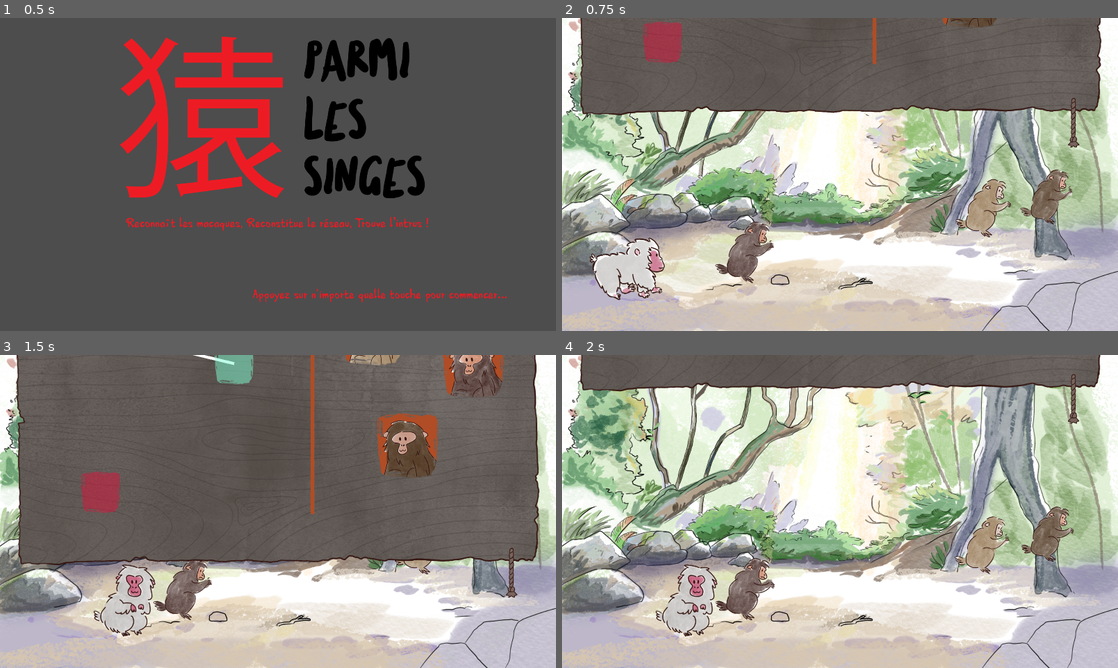
Above: before the commit, frames 1-4 (two rows, left to right).
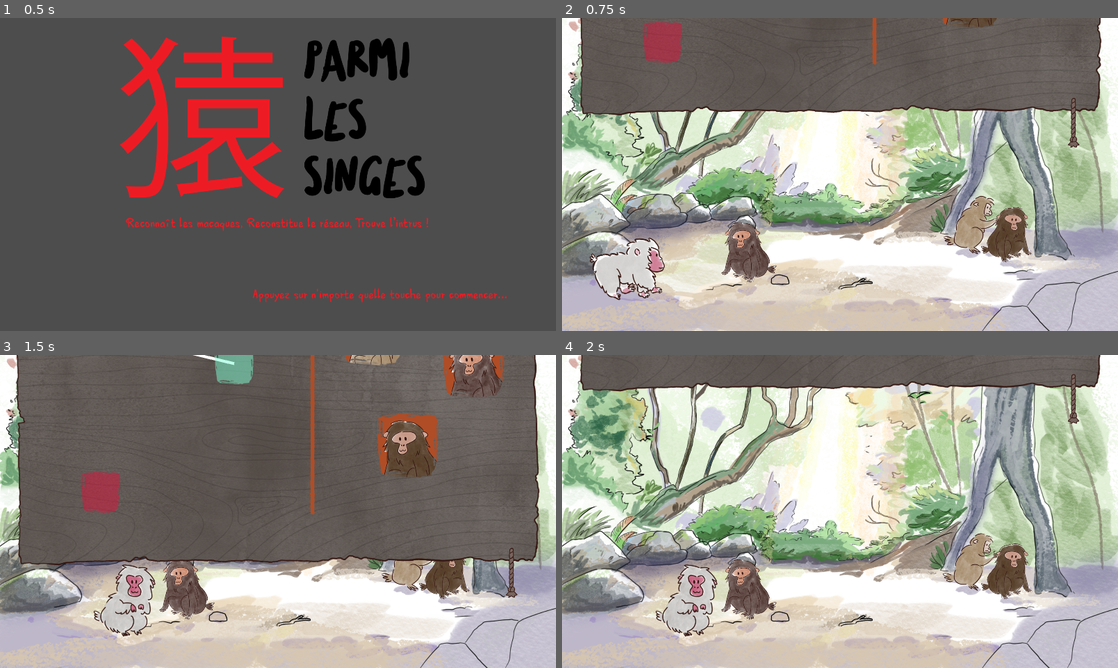
Above: after the commit, the same moments.

Repository: ManonMarchand/scientific-game-jam-25
Game: Godot game, scene res://game/intro.tscn
Two runs of this game, one before a commit and one after it. Both use one fixed random seed, a clock stepped at 60 frames per second and the inputs below. The engine's default icon, where the game draws it, is replaced by a stand-in: a white triangle on a blue panel in a dark square.
Inputs (mouse positions are in pixels of both pictures, inside the frame that each line leads up to):
- Up to frame 1 (0.5 s): no input
- Up to frame 2 (0.75 s): tap N at 0.5 s; move the mouse to (962, 158) at 0.52 s; hold D (move_right) from 0.53 s (still down); tap Space (toggle_panel) at 0.6 s; click (962, 158) at 0.67 s
- Up to frame 3 (1.5 s): release D (move_right) at 1.25 s; drag from (511, 661) to (372, 420) at 1.27 s
- Up to frame 4 (2 s): no input

Frame 1 is identical in both runs. In frame 2, 3.7% of the frame differs, in the area x 27-92%, y 48-85%; in frame 3, 2.2%; in frame 4, 3.7%.

Commit message:
add possibility to flip monkeys + fix strange grooming behaviors

Diff:
--- a/monkey/levels/level_1/substage_1_1.tscn
+++ b/monkey/levels/level_1/substage_1_1.tscn
@@ -14,15 +14,17 @@
 [node name="MonkeyList" type="Node2D" parent="."]
 
 [node name="Monkey" parent="MonkeyList" instance=ExtResource("1_fcyn3")]
-position = Vector2(1460, 656)
-monkey_action = 2
+position = Vector2(1419, 714)
 
 [node name="Monkey2" parent="MonkeyList" instance=ExtResource("1_fcyn3")]
 position = Vector2(640, 809)
+scale = Vector2(-1, 1)
+monkey_action = 0
 monkey_name = 1
 monkey_is_intruder = true
+flip_y = true
 
 [node name="Monkey3" parent="MonkeyList" instance=ExtResource("1_fcyn3")]
-position = Vector2(1686, 617)
-monkey_action = 2
+position = Vector2(1539, 747)
+monkey_action = 0
 monkey_name = 3
--- a/monkey/levels/level_2/substage_2_1.tscn
+++ b/monkey/levels/level_2/substage_2_1.tscn
@@ -22,9 +22,11 @@
 [node name="Monkey2" parent="MonkeyList" instance=ExtResource("1_xdae7")]
 position = Vector2(786, 873)
 monkey_action = 1
+flip_y = true
 
 [node name="Monkey3" parent="MonkeyList" instance=ExtResource("1_xdae7")]
-position = Vector2(1210, 784)
+position = Vector2(1368, 702)
+monkey_action = 0
 monkey_name = 3
 
 [node name="Monkey4" parent="MonkeyList" instance=ExtResource("1_xdae7")]
--- a/monkey/levels/level_2/substage_2_2.tscn
+++ b/monkey/levels/level_2/substage_2_2.tscn
@@ -16,18 +16,16 @@
 [node name="MonkeyList" type="Node2D" parent="."]
 
 [node name="Monkey" parent="MonkeyList" instance=ExtResource("1_0hy71")]
-position = Vector2(795, 753)
-monkey_number = 3
+position = Vector2(968, 615)
 monkey_action = 3
 monkey_name = 3
 
 [node name="Monkey2" parent="MonkeyList" instance=ExtResource("1_0hy71")]
-position = Vector2(1239, 834)
-monkey_number = 2
+position = Vector2(1228, 775)
 monkey_action = 3
 
 [node name="Monkey3" parent="MonkeyList" instance=ExtResource("1_0hy71")]
-position = Vector2(1647, 639)
-monkey_action = 2
+position = Vector2(1646, 686)
+monkey_action = 0
 monkey_name = 4
 monkey_is_intruder = true
--- a/monkey/levels/level_3/substage_3_1.tscn
+++ b/monkey/levels/level_3/substage_3_1.tscn
@@ -25,14 +25,16 @@
 [node name="Monkey2" parent="MonkeyList" instance=ExtResource("1_fksor")]
 position = Vector2(964, 814)
 scale = Vector2(-1, 1)
+monkey_action = 0
 
 [node name="Monkey3" parent="MonkeyList" instance=ExtResource("1_fksor")]
 position = Vector2(830, 821)
 scale = Vector2(-1, 1)
-monkey_action = 2
 monkey_name = 5
 
 [node name="Monkey4" parent="MonkeyList" instance=ExtResource("1_fksor")]
 position = Vector2(1548, 825)
+monkey_action = 0
 monkey_name = 3
 monkey_is_intruder = true
+flip_y = true
--- a/monkey/levels/level_3/substage_3_2.tscn
+++ b/monkey/levels/level_3/substage_3_2.tscn
@@ -20,22 +20,21 @@
 
 [node name="Monkey1" parent="MonkeyList" instance=ExtResource("1_5pw45")]
 position = Vector2(318, 830)
-monkey_number = 1
-monkey_action = 2
+monkey_action = 0
+flip_y = true
 
 [node name="Monkey2" parent="MonkeyList" instance=ExtResource("1_5pw45")]
 position = Vector2(457, 839)
-monkey_number = 3
 monkey_name = 2
+flip_y = true
 
 [node name="Monkey3" parent="MonkeyList" instance=ExtResource("1_5pw45")]
 position = Vector2(888, 826)
-monkey_number = 2
 monkey_action = 4
 monkey_name = 5
 
 [node name="Monkey4" parent="MonkeyList" instance=ExtResource("1_5pw45")]
 position = Vector2(1550, 756)
-monkey_number = 4
+monkey_action = 0
 monkey_name = 3
 monkey_is_intruder = true
--- a/monkey/monkey/monkey.gd
+++ b/monkey/monkey/monkey.gd
@@ -17,6 +17,8 @@
 var monkey_name: PlayerVariables.PossibleNames
 @export
 var monkey_is_intruder: bool
+@export
+var flip_y: bool = false
 
 var mouse_on_monkey: bool = false
 var monkey_selected: bool = false
@@ -35,6 +37,7 @@
 	else:
 		scale =  Vector2(scale_to_apply, scale_to_apply)
 	# play animation
+	$AnimatedSprite2D.flip_h = flip_y
 	$AnimatedSprite2D.play(&"%s_%s" % [PossibleActions.keys()[monkey_action].to_lower(),
 			PlayerVariables.PossibleNames.keys()[monkey_name].to_lower()], 1.0)
 	# register intruder
--- a/monkey/monkey/monkey.tscn
+++ b/monkey/monkey/monkey.tscn
@@ -70,9 +70,9 @@
 [ext_resource type="AudioStream" uid="uid://swwh7c87atnj" path="res://assets/sounds/COMPORTEMENTS/SON_COMPORTEMENT_GROOMING.mp3" id="68_k8tub"]
 [ext_resource type="AudioStream" uid="uid://bx23gk0rthc7h" path="res://assets/sounds/COMPORTEMENTS/SON_COMPORTEMENT_LAVAGE POMME DE TERRE.mp3" id="69_dyalh"]
 
-[sub_resource type="CapsuleShape2D" id="CapsuleShape2D_wf4h7"]
-radius = 67.0
-height = 134.0
+[sub_resource type="CapsuleShape2D" id="CapsuleShape2D_cbwgf"]
+radius = 62.0
+height = 214.0
 
 [sub_resource type="SpriteFrames" id="SpriteFrames_3ti58"]
 animations = [{
@@ -422,17 +422,12 @@
 [node name="Area2D" type="Area2D" parent="."]
 
 [node name="CollisionShape2D" type="CollisionShape2D" parent="Area2D"]
-shape = SubResource("CapsuleShape2D_wf4h7")
+shape = SubResource("CapsuleShape2D_cbwgf")
 
 [node name="AnimatedSprite2D" type="AnimatedSprite2D" parent="."]
 sprite_frames = SubResource("SpriteFrames_3ti58")
 animation = &"patate_ginette"
 
-[node name="Sprite2D" type="Sprite2D" parent="."]
-visible = false
-position = Vector2(53, -40)
-scale = Vector2(0.0878049, 0.0878049)
-
 [node name="ClickSounds" type="Node2D" parent="."]
 
 [node name="SonComportementSinge1" type="AudioStreamPlayer" parent="ClickSounds"]
